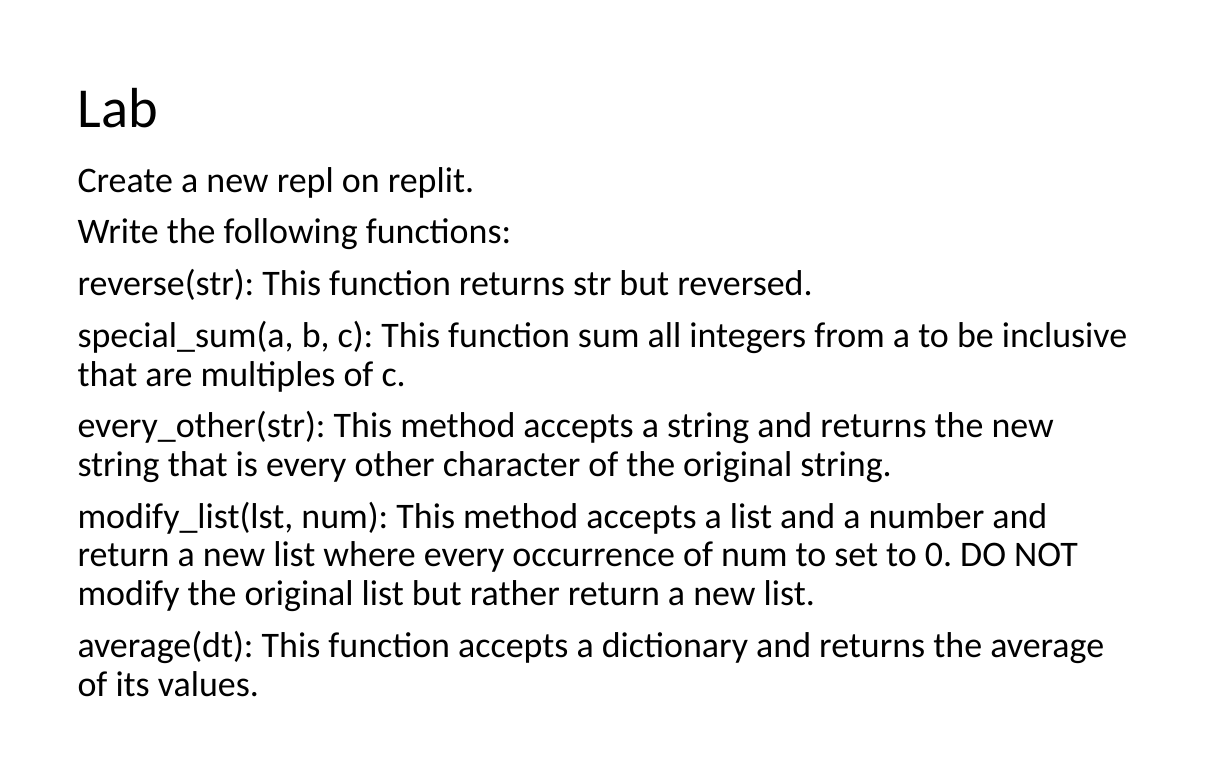
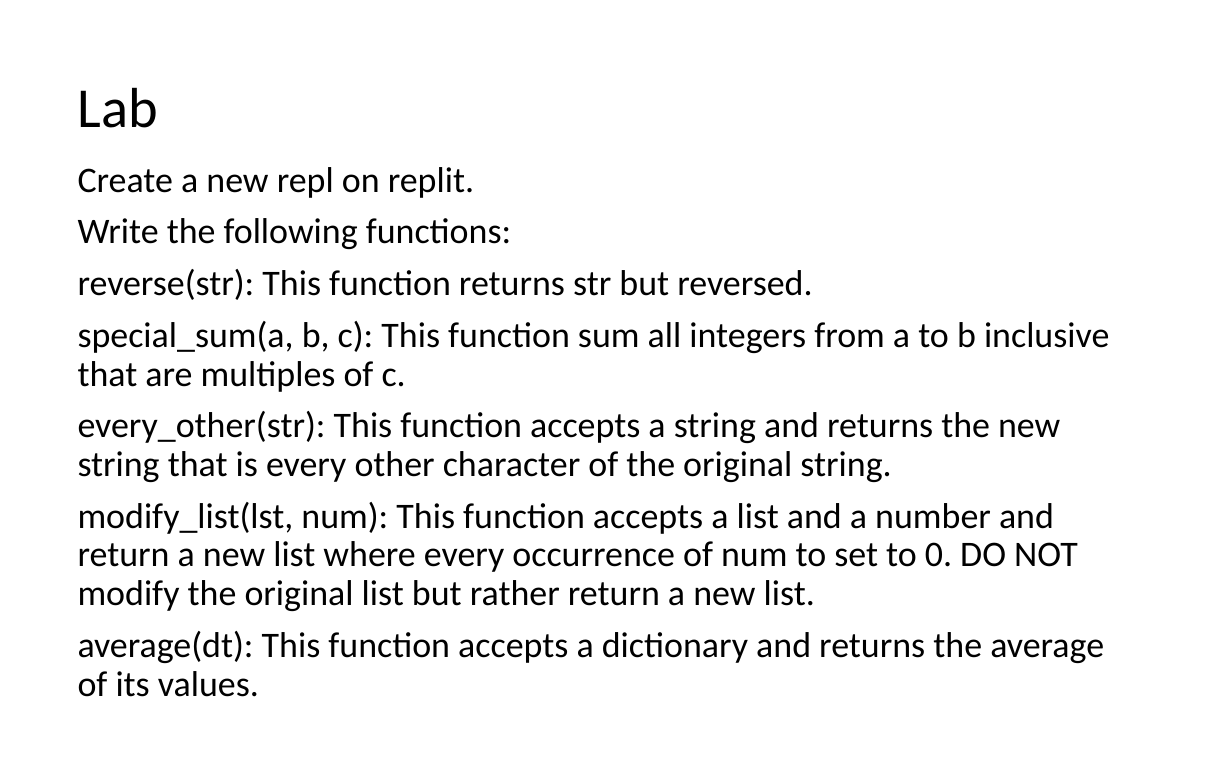
Before and after one commit to LongBaoNguyen/longbaonguyen.github.io, a slide deck: slide 32 of courses/apcsp/lect8.pptx. Drawn at 1232x770 pixels with LibreOffice and Linux fonts; fonts in the diff are those of the drawing. Boxes give left, top, right and bottom in pixels: in the first picture for what was removed or moved away, otherwise in the second. Text is boxed around its words. In the diff, an @@ line names an element or a change of style, - is before the commit and + after.

```diff
--- a/courses/apcsp/lect8.pptx
+++ b/courses/apcsp/lect8.pptx
@@ text at (78, 321, 1109, 611): text changed @@
-special_sum(a, b, c): This function sum all integers from a to be inclusive that are multiples of c.
-every_other(str): This method accepts a string and returns the new string that is every other character of the original string.
-modify_list(lst, num): This method accepts a list and a number and return a new list where every occurrence of num to set to 0. DO NOT modify the original list but rather return a new list.
+special_sum(a, b, c): This function sum all integers from a to b inclusive that are multiples of c.
+every_other(str): This function accepts a string and returns the new string that is every other character of the original string.
+modify_list(lst, num): This function accepts a list and a number and return a new list where every occurrence of num to set to 0. DO NOT modify the original list but rather return a new list.
```
Also in this commit, not shown: 1 other file.
